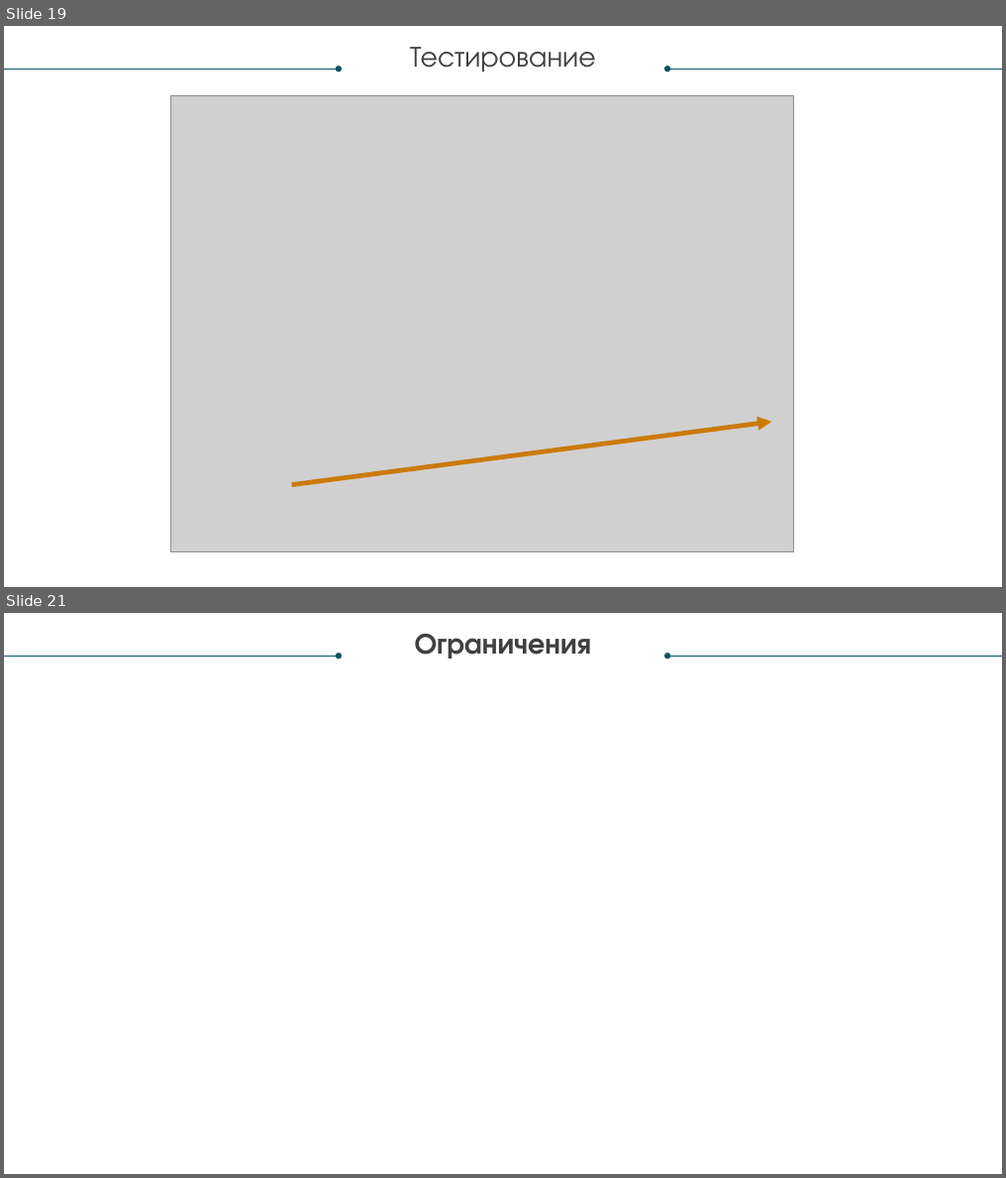
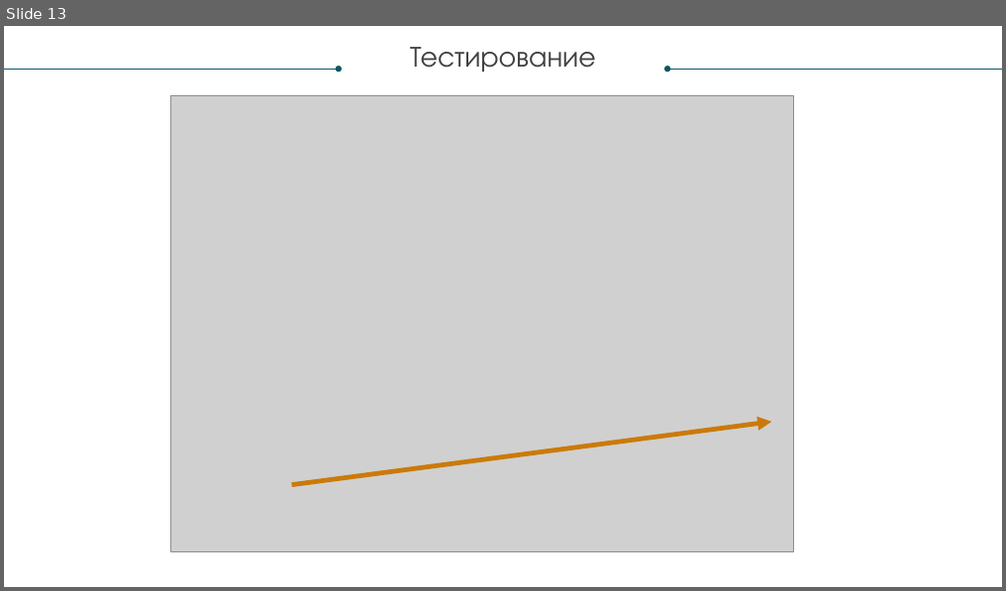
Before and after one commit to andtun/TradingBot-CourseWork, a slide deck: presentation.pptx. Shown one above the other, each under a label of ours: slides 19 and 21 before the commit, slide 13 after it; the slides between them are not shown. The pictures are 1006x1178 and 1006x591 pixels, drawn with LibreOffice and Linux fonts; fonts in the diff are those of the drawing; grey boxes stand for pictures; background and template pictures are left out. Boxes give left, top, right and bottom in pixels: in the first picture for what was removed or moved away, otherwise in the second. Text is boxed around its words. In the diff, an @@ line names an element or a change of style, - is before the commit and + after.

```diff
--- a/presentation.pptx
+++ b/presentation.pptx
@@ slide 21 removed at <box>4,613,1002,1174</box>, background picture (left out) @@
@@ text removed at <box>415,633,591,659</box> @@
-Ограничения
@@ arrow removed from (4, 656) to (339, 656) @@
@@ arrow removed from (1002, 656) to (667, 656) @@
@@ what was slide 19 is now slide 13 @@
```
Also in this commit, not shown: 1 slide changed, 5 other slides removed, 1 other file.
